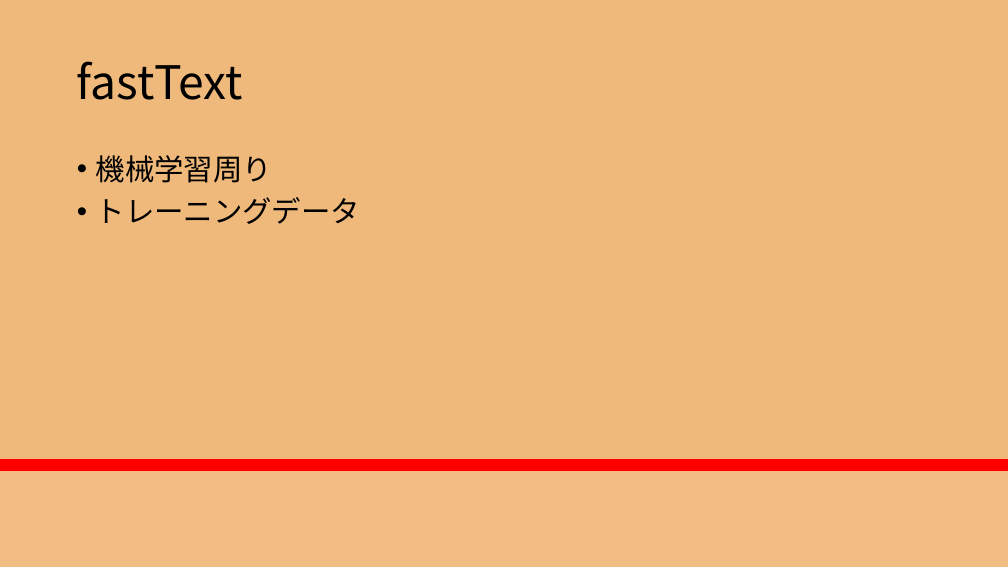
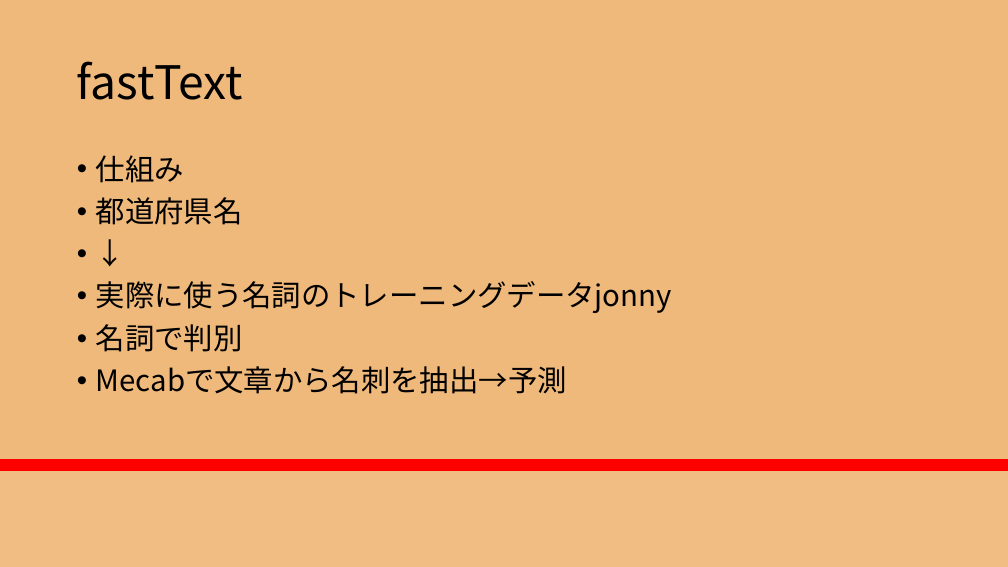
Before and after one commit to RikiishiSuzunosuke/AIspeaker_yosie, a slide deck: slide 10 of presentation/AIスピーカー開発_3_山田.pptx. Drawn at 1008x567 pixels with LibreOffice and Linux fonts; fonts in the diff are those of the drawing. Boxes give left, top, right and bottom in pixels: in the first picture for what was removed or moved away, otherwise in the second. Text is boxed around its words. In the diff, an @@ line names an element or a change of style, - is before the commit and + after.

```diff
--- a/presentation/AIスピーカー開発_3_山田.pptx
+++ b/presentation/AIスピーカー開発_3_山田.pptx
@@ text at (x1=96, y1=155, x2=672, y2=394): text changed @@
-• 機械学習周り
-• トレーニングデータ
+• 仕組み
+• 都道府県名
+• ↓
+• 実際に使う名詞のトレーニングデータjonny
+• 名詞で判別
+• Mecabで文章から名刺を抽出→予測
```
Also in this commit, not shown: 1 other slide changed.
